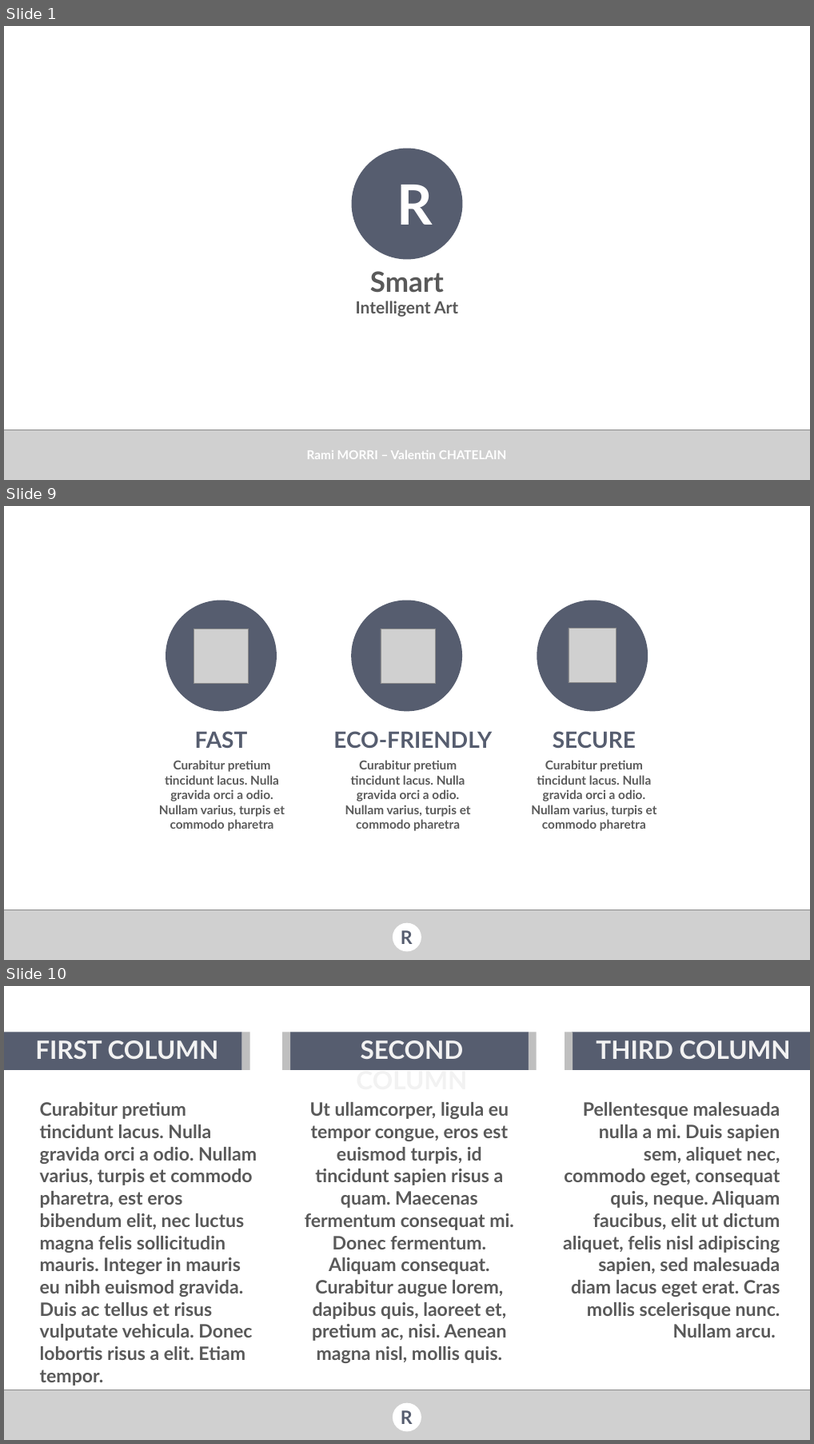
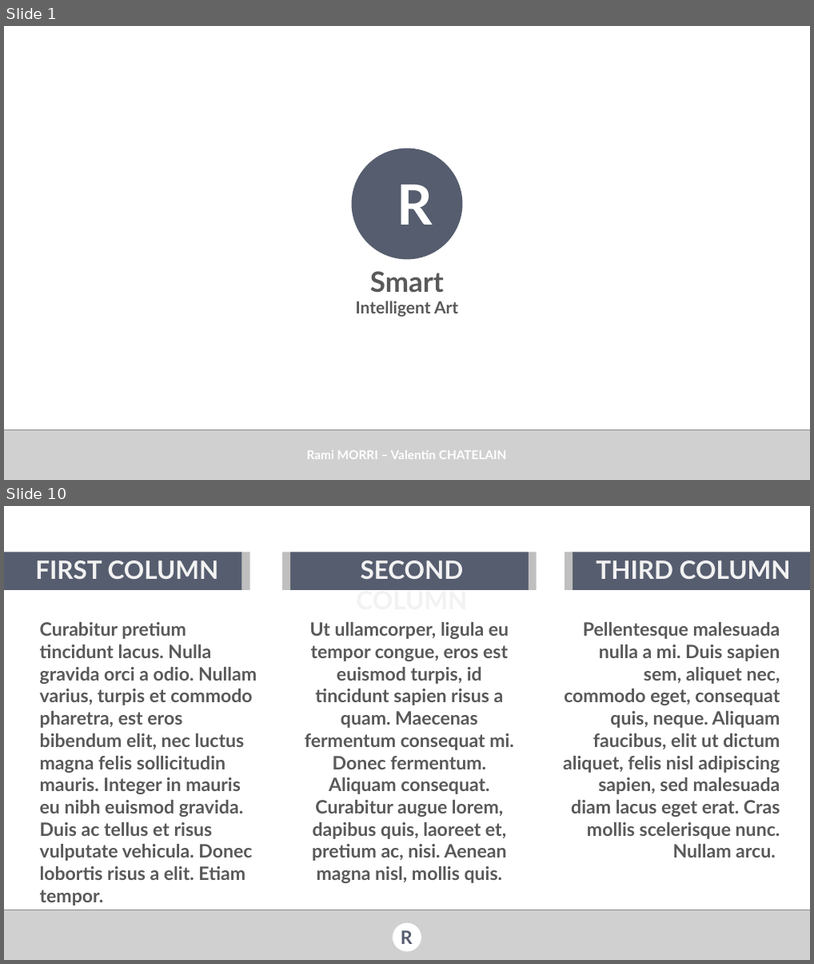
Before and after one commit to val92130/RSmart, a slide deck: Docs/Forum PI/RSmart presentation forum PI.pptx. Shown one above the other, each under a label of ours: slides 1, 9 and 10 before the commit, slides 1 and 10 after it; the slides between them are not shown. The pictures are 814x1444 and 814x964 pixels, drawn with LibreOffice and Linux fonts; fonts in the diff are those of the drawing; grey boxes stand for pictures; background and template pictures are left out. Boxes give left, top, right and bottom in pixels: in the first picture for what was removed or moved away, otherwise in the second. Text is boxed around its words. In the diff, an @@ line names an element or a change of style, - is before the commit and + after.

```diff
--- a/Docs/Forum PI/RSmart presentation forum PI.pptx
+++ b/Docs/Forum PI/RSmart presentation forum PI.pptx
@@ slide 9 removed at [4, 506, 810, 960], background picture (left out) @@
@@ ellipse removed at [166, 600, 277, 712] @@
@@ ellipse removed at [351, 600, 463, 712] @@
@@ ellipse removed at [537, 600, 648, 712] @@
@@ picture removed at [194, 628, 249, 684] @@
@@ picture removed at [381, 628, 436, 684] @@
@@ picture removed at [569, 628, 617, 683] @@
@@ text removed at [195, 731, 248, 748] @@
-FAST
@@ text removed at [334, 731, 492, 748] @@
-ECO-FRIENDLY
@@ text removed at [553, 731, 636, 748] @@
-SECURE
@@ text removed at [159, 760, 285, 831] @@
-Curabitur pretium tincidunt lacus. Nulla gravida orci a odio. Nullam varius, turpis et commodo pharetra
@@ text removed at [346, 760, 471, 831] @@
-Curabitur pretium tincidunt lacus. Nulla gravida orci a odio. Nullam varius, turpis et commodo pharetra
@@ text removed at [531, 760, 658, 831] @@
-Curabitur pretium tincidunt lacus. Nulla gravida orci a odio. Nullam varius, turpis et commodo pharetra
@@ picture removed at [4, 909, 810, 960] @@
@@ ellipse removed at [393, 923, 422, 951] @@
@@ text removed at [401, 930, 413, 944] @@
-R
```
Also in this commit, not shown: 6 slides changed, 3 slides added, 2 other slides removed.
